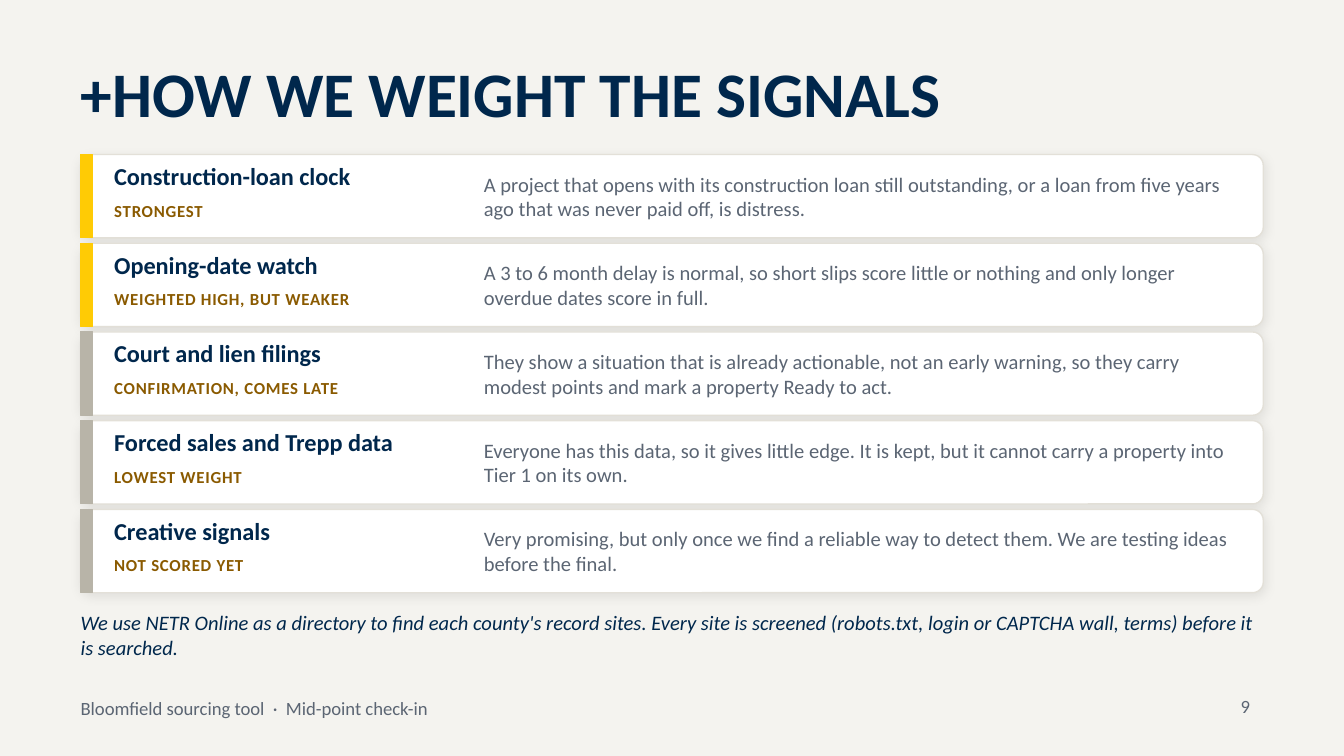
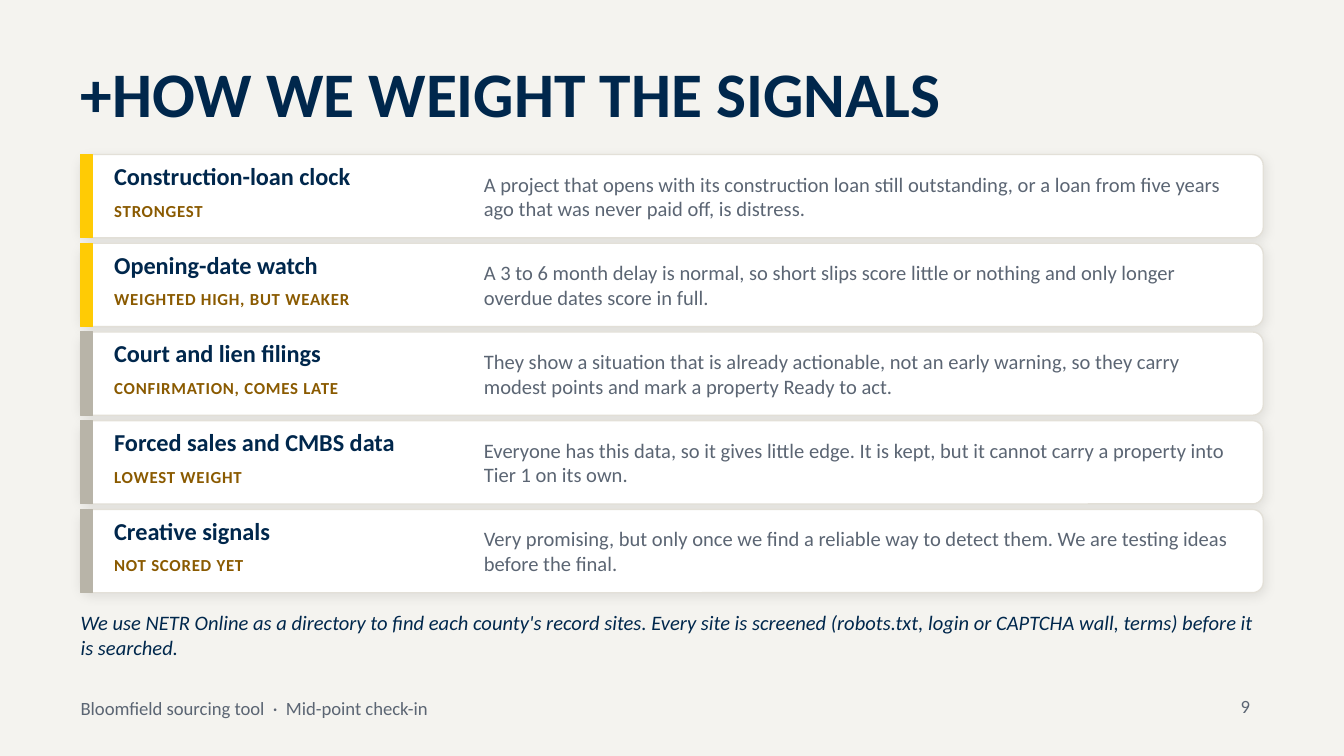
Before and after one commit to MaahikT/Bloomfield-Project-2, a slide deck: slide 9 of pipeline/demo/deck/Bloomfield_Midpoint_Deck.pptx. Drawn at 1344x756 pixels with LibreOffice and Linux fonts; fonts in the diff are those of the drawing. Boxes give left, top, right and bottom in pixels: in the first picture for what was removed or moved away, otherwise in the second. Text is boxed around its words. In the diff, an @@ line names an element or a change of style, - is before the commit and + after.

```diff
--- a/pipeline/demo/deck/Bloomfield_Midpoint_Deck.pptx
+++ b/pipeline/demo/deck/Bloomfield_Midpoint_Deck.pptx
@@ text at <box>114,434,395,451</box>: text changed @@
-Forced sales and Trepp data
+Forced sales and CMBS data
```
Also in this commit, not shown: 5 other slides changed, 13 other files.
